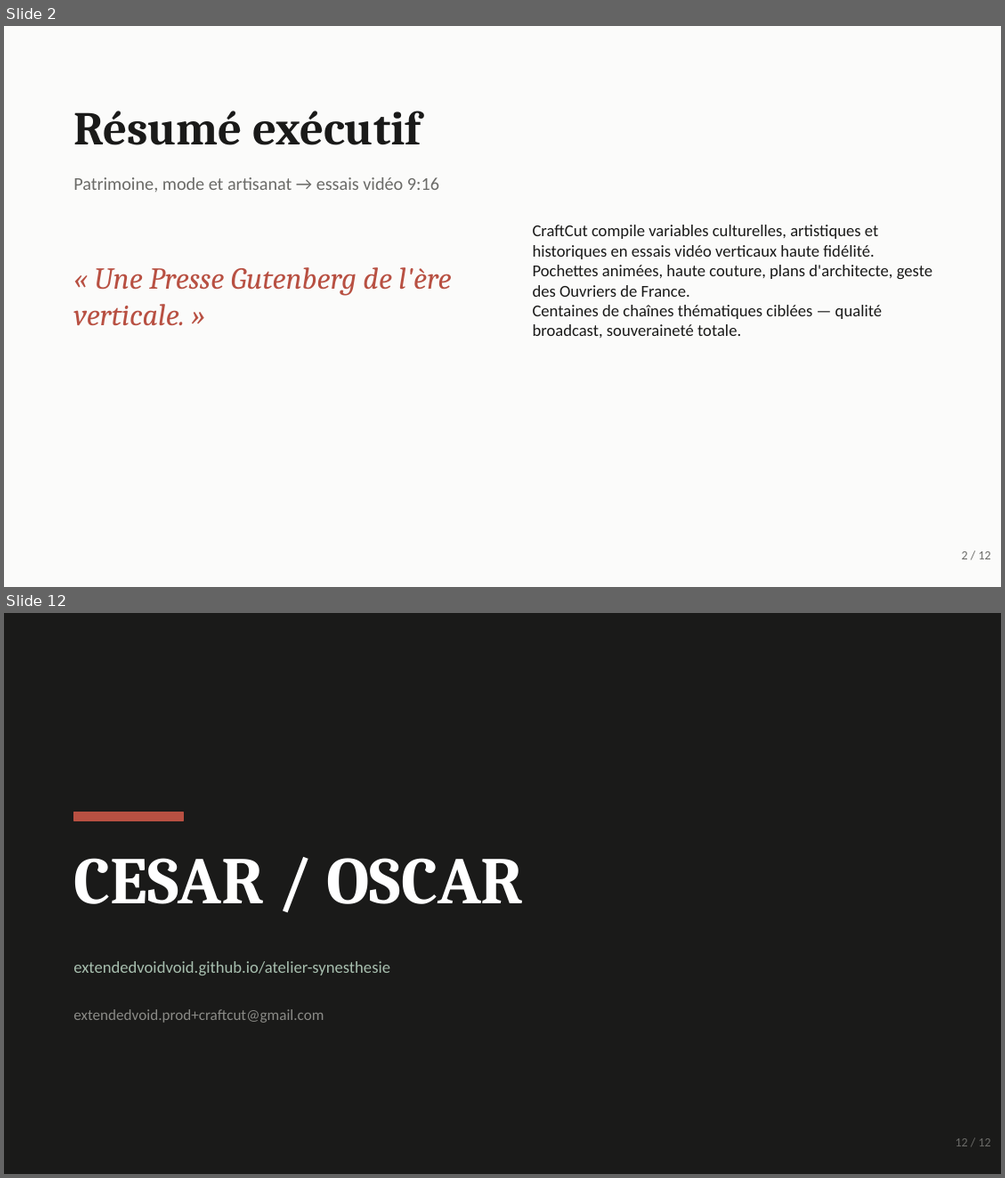
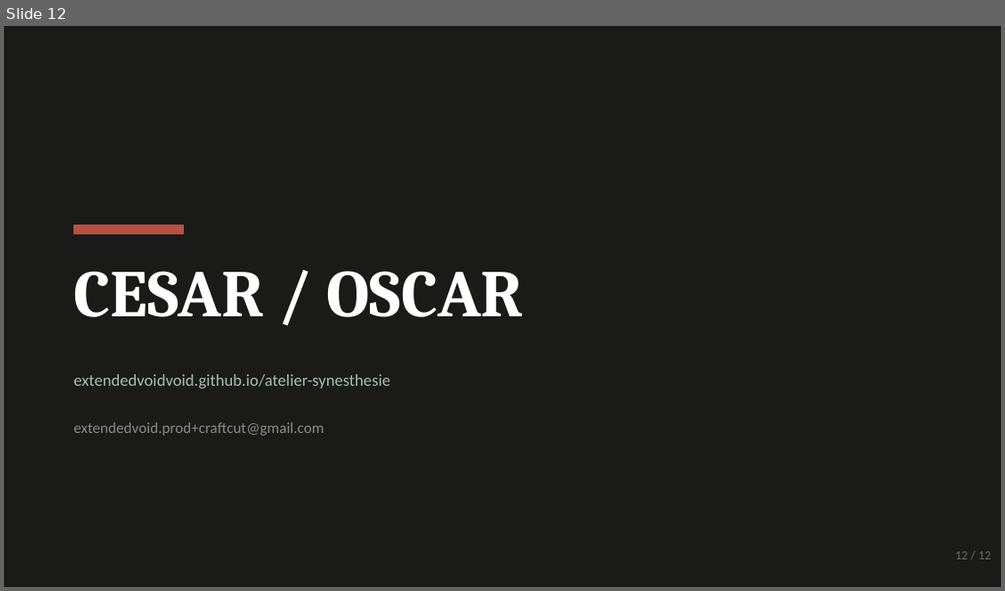
Before and after one commit to extendedvoidvoid/cesar-cabrera-cesar-plus, a slide deck: CraftCut_Pitch_Deck.pptx. Shown one above the other, each under a label of ours: slides 2 and 12 before the commit, slide 12 after it; the slides between them are not shown. The pictures are 1005x1178 and 1005x591 pixels, drawn with LibreOffice and Linux fonts; fonts in the diff are those of the drawing. Boxes give left, top, right and bottom in pixels: in the first picture for what was removed or moved away, otherwise in the second. Text is boxed around its words. In the diff, an @@ line names an element or a change of style, - is before the commit and + after.

Commit message:
refactor: align pitch deck and PITCH_DECK with new CraftCut narrative
- Pop culture entry → labels → youth podcasts
- Editorial duo, satellite pages, voice cloning EU
- Cloud-ready positioning (no M3/Gutenberg/Apple Music refs)
- Regenerated 12-slide CraftCut_Pitch_Deck.pptx

```diff
--- a/CraftCut_Pitch_Deck.pptx
+++ b/CraftCut_Pitch_Deck.pptx
@@ slide 2 removed at bbox=[4, 26, 1001, 587], background #FBFBFA @@
@@ text removed at bbox=[73, 111, 421, 145] @@
-Résumé exécutif
@@ text removed at bbox=[73, 177, 439, 192] @@
-Patrimoine, mode et artisanat → essais vidéo 9:16
@@ text removed at bbox=[533, 224, 932, 338] @@
-CraftCut compile variables culturelles, artistiques et historiques en essais vidéo verticaux haute fidélité.
-Pochettes animées, haute couture, plans d'architecte, geste des Ouvriers de France.
-Centaines de chaînes thématiques ciblées — qualité broadcast, souveraineté totale.
@@ text removed at bbox=[73, 267, 451, 325] @@
-« Une Presse Gutenberg de l'ère verticale. »
@@ text removed at bbox=[962, 551, 991, 559] @@
-2 / 12
```
Also in this commit, not shown: 5 slides changed, 6 slides added, 5 other slides removed, 4 other files.
